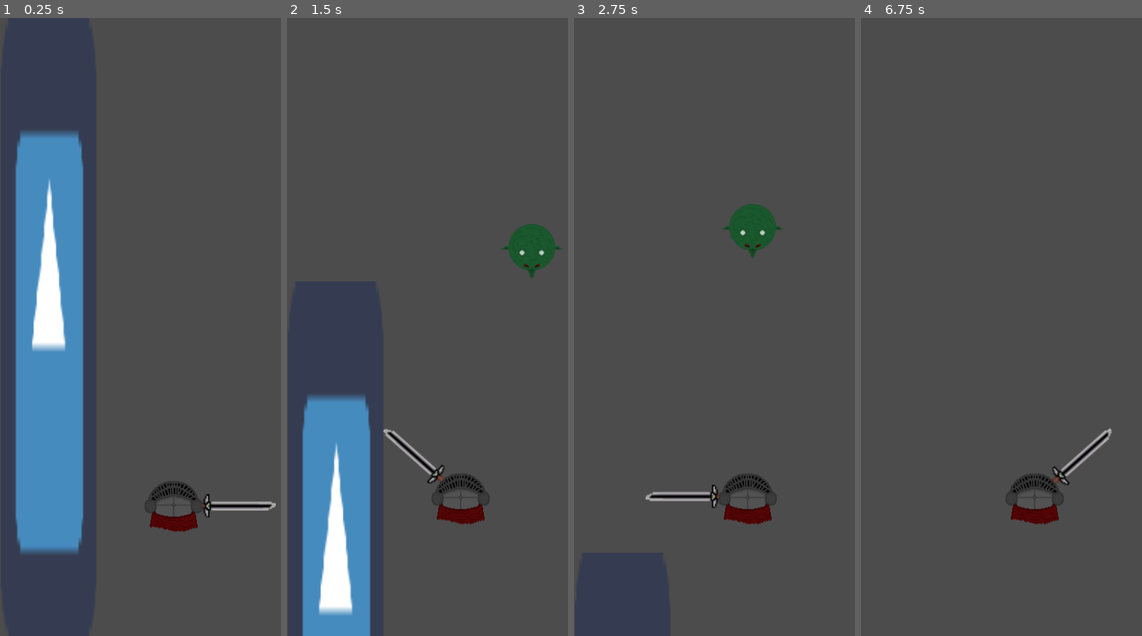
Above: before the commit, frames 1-4 (left to right).
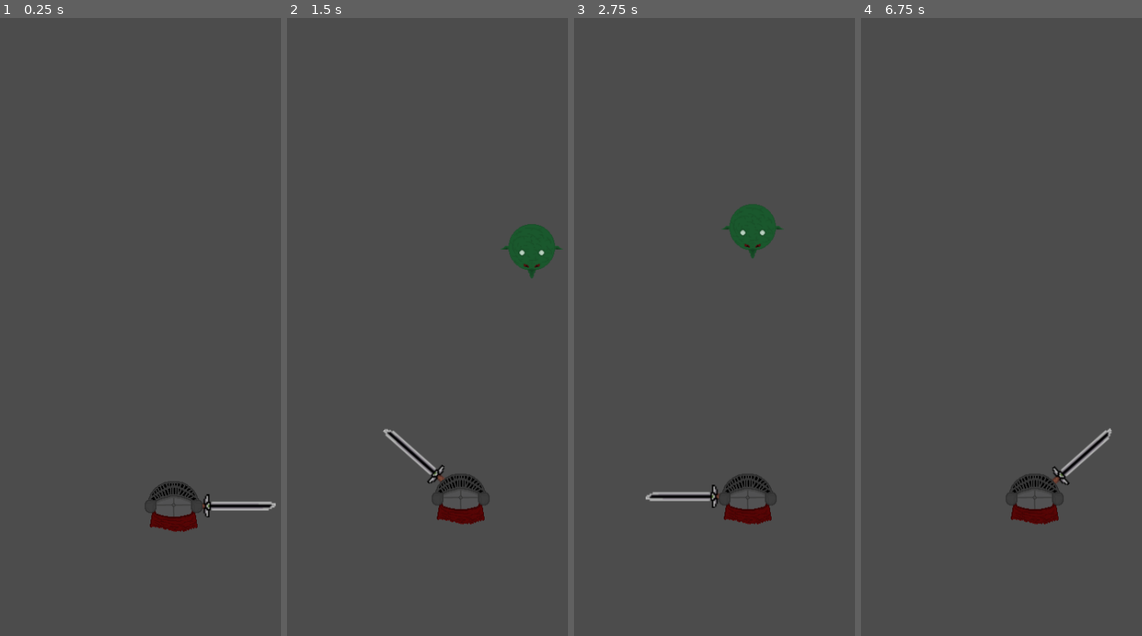
Above: after the commit, the same moments.

Repository: Yeetii/Bladerunner
Game: Godot game, scene res://Scenes/Main.tscn
Two runs of this game, one before a commit and one after it. Both use one fixed random seed, a clock stepped at 60 frames per second and the inputs below. The engine's default icon, where the game draws it, is replaced by a stand-in: a white triangle on a blue panel in a dark square.
Inputs (mouse positions are in pixels of both pictures, inside the frame that each line leads up to):
- Up to frame 1 (0.25 s): no input
- Up to frame 2 (1.5 s): move the mouse to (537, 296) at 0.52 s; click (537, 296) at 0.6 s; move the mouse to (390, 357) at 1.27 s; click (390, 357) at 1.35 s
- Up to frame 3 (2.75 s): move the mouse to (781, 191) at 2.02 s; click (781, 191) at 2.1 s
- Up to frame 4 (6.75 s): move the mouse to (1018, 450) at 2.77 s; click (1018, 450) at 2.85 s; move the mouse to (1139, 419) at 3.52 s; click (1139, 419) at 3.6 s; tap Enter at 4.25, 5.75 s; move the mouse to (931, 234) at 4.27 s; click (931, 234) at 4.35 s; tap Space at 5, 6.5 s; move the mouse to (1052, 327) at 5.02 s; click (1052, 327) at 5.1 s; move the mouse to (981, 172) at 5.77 s; click (981, 172) at 5.85 s; move the mouse to (1111, 296) at 6.52 s; click (1111, 296) at 6.6 s

The runs differ from the first frame. In frame 1, 16% of the frame differs, in the area x 5-30%, y 18-87%; in frame 2, 9.3%; in frame 3, less than 0.1%; in frame 4, less than 0.1%.
Error after the commit: Parse Error: Can't preload resource at path: res://Scenes/background.tscn (res://Scripts/Main.gd:3)

Commit message:
Contin. Background

Diff:
--- a/Scenes/Main.tscn
+++ b/Scenes/Main.tscn
@@ -1,9 +1,8 @@
-[gd_scene load_steps=5 format=2]
+[gd_scene load_steps=4 format=2]
 
 [ext_resource path="res://Scripts/Main.gd" type="Script" id=1]
 [ext_resource path="res://Scenes/Player.tscn" type="PackedScene" id=2]
-[ext_resource path="res://icon.png" type="Texture" id=3]
-[ext_resource path="res://Scenes/Enemy.tscn" type="PackedScene" id=4]
+[ext_resource path="res://Scenes/Enemy.tscn" type="PackedScene" id=3]
 
 [node name="Main" type="Node" index="0"]
 
@@ -11,18 +10,12 @@
 
 [node name="Player" parent="." index="0" instance=ExtResource( 2 )]
 
-position = Vector2( 235.044, 765.277 )
+position = Vector2( 240.83, -109.505 )
 
-[node name="icon" type="Sprite" parent="." index="1"]
+[node name="Enemy" parent="." index="1" instance=ExtResource( 3 )]
 
-position = Vector2( 62.2601, 445.419 )
-scale = Vector2( 2.06825, 13.4012 )
-texture = ExtResource( 3 )
+position = Vector2( 339.074, -905.323 )
 
-[node name="Enemy" parent="." index="2" instance=ExtResource( 4 )]
+[node name="Enemy2" parent="." index="2" instance=ExtResource( 3 )]
 
-position = Vector2( 333.288, -30.5407 )
-
-[node name="Enemy2" parent="." index="3" instance=ExtResource( 4 )]
-
-position = Vector2( 241.868, -433.142 )
+position = Vector2( 247.654, -1307.92 )
--- a/Scripts/Main.gd
+++ b/Scripts/Main.gd
@@ -1,8 +1,27 @@
 extends Node
 
+var background = preload("res://Scenes/background.tscn")
+var old_b
+var new_b
+var last_pos = 0
+
 func _ready():
+	old_b = background.instance()
+	add_child(old_b)
+
+
+	new_b = background.instance()
+	add_child(new_b)
+	new_b.position.y = old_b.position.y - old_b.get_texture().get_size().y * old_b.get_transform().get_scale().y
 	pass
 
 func _process(delta):
-	if (int($Player.position.y) % 1000 <= 1):
-		print("passed")
+	#print(-int($Player.position.y) % 1000)
+	if ($Player.position.y < (last_pos - 854)):
+		last_pos = last_pos - 854
+
+		var temp = old_b
+		old_b = new_b
+		new_b = temp
+		new_b.position.y = old_b.position.y - old_b.get_texture().get_size().y * old_b.get_transform().get_scale().y
+		print(old_b.get_texture().get_size().y)
